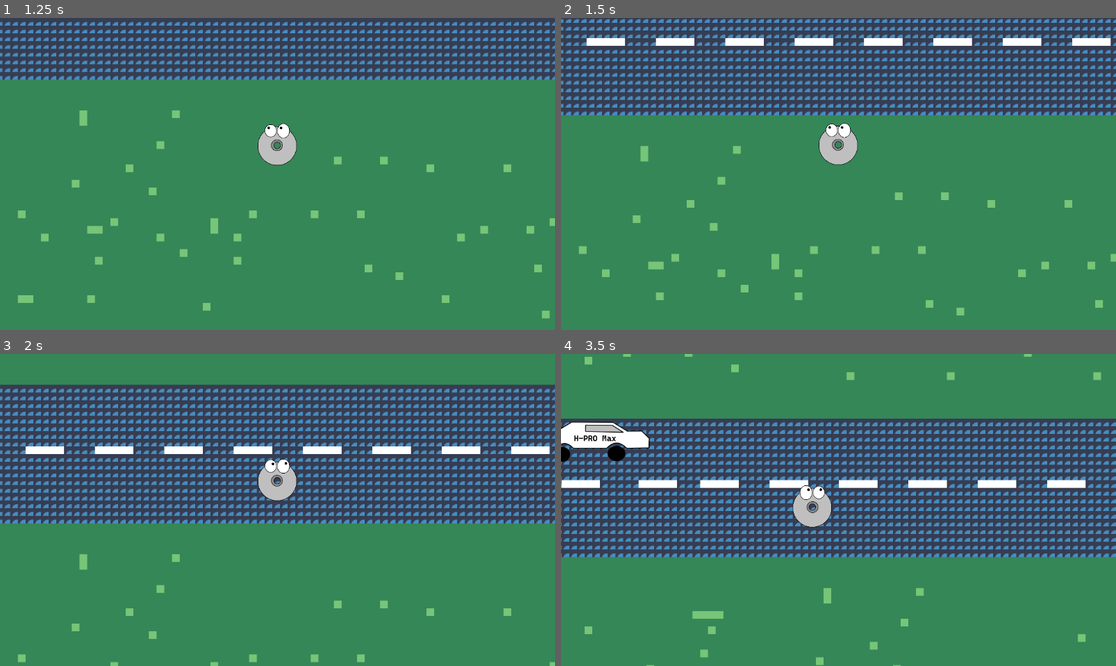
Above: before the commit, frames 1-4 (two rows, left to right).
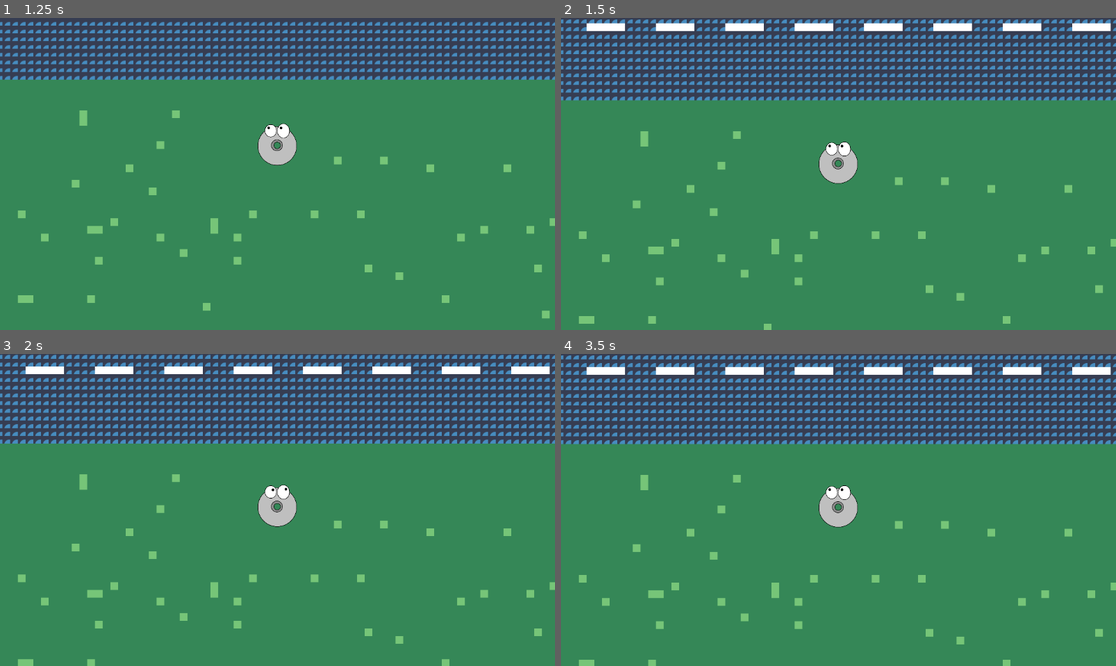
Above: after the commit, the same moments.

Repository: VNitesh17/ludum-dare-60
Game: Godot game, scene res://Scenes/game.tscn
The game is run twice, just before and just after one commit, with the same random seed, the same clock (stepped at 60 frames per second) and the same inputs. The engine's default icon, where the game draws it, is replaced by a stand-in: a white triangle on a blue panel in a dark square.
Inputs:
- Up to frame 1 (1.25 s): tap Enter at 0.5 s; hold Up (ui_up) from 0.53 s (still down)
- Up to frame 2 (1.5 s): keep holding Up (ui_up)
- Up to frame 3 (2 s): keep holding Up (ui_up)
- Up to frame 4 (3.5 s): release Up (ui_up) at 2.03 s; hold Left (ui_left) from 2.03 s (still down)

Frame 1 is identical in both runs. In frame 2, 14% of the frame differs, in the area x 0-100%, y 0-100%; in frame 3, 48%; in frame 4, 64%.

Commit message:
added vehicle group

Diff:
--- a/Scenes/CeeDee.tscn
+++ b/Scenes/CeeDee.tscn
@@ -28,7 +28,14 @@
 [sub_resource type="CircleShape2D" id="CircleShape2D_x5u3a"]
 radius = 167.02695
 
+[sub_resource type="CircleShape2D" id="CircleShape2D_oj87y"]
+radius = 156.38734
+
+[sub_resource type="CircleShape2D" id="CircleShape2D_cp7g8"]
+radius = 48.09366
+
 [node name="CharacterBody2D" type="CharacterBody2D" unique_id=342522202]
+collision_layer = 2
 script = ExtResource("1_x5u3a")
 
 [node name="AnimatedSprite2D" type="AnimatedSprite2D" parent="." unique_id=1145490209]
@@ -40,3 +47,21 @@
 [node name="CollisionShape2D" type="CollisionShape2D" parent="." unique_id=565243333]
 position = Vector2(0, -19)
 shape = SubResource("CircleShape2D_x5u3a")
+
+[node name="Area2D" type="Area2D" parent="." unique_id=421095535]
+collision_layer = 2
+collision_mask = 2
+
+[node name="CollisionShape2D" type="CollisionShape2D" parent="Area2D" unique_id=1501565883]
+position = Vector2(-2, -16)
+shape = SubResource("CircleShape2D_oj87y")
+
+[node name="CollisionShape2D2" type="CollisionShape2D" parent="Area2D" unique_id=1208240502]
+position = Vector2(-57, -147)
+shape = SubResource("CircleShape2D_cp7g8")
+
+[node name="CollisionShape2D3" type="CollisionShape2D" parent="Area2D" unique_id=73596644]
+position = Vector2(49, -146)
+shape = SubResource("CircleShape2D_cp7g8")
+
+[connection signal="body_entered" from="Area2D" to="." method="_on_area_2d_body_entered"]
--- a/Scenes/Lorry2_R.tscn
+++ b/Scenes/Lorry2_R.tscn
@@ -17,7 +17,7 @@
 "speed": 5.0
 }]
 
-[node name="Lorry2_R" type="CharacterBody2D" unique_id=823381681]
+[node name="Lorry2_R" type="CharacterBody2D" unique_id=823381681 groups=["Vehicles"]]
 scale = Vector2(0.75, 0.75)
 collision_layer = 2
 collision_mask = 2
--- a/Scenes/Lorry_R.tscn
+++ b/Scenes/Lorry_R.tscn
@@ -17,7 +17,7 @@
 "speed": 5.0
 }]
 
-[node name="Lorry_R" type="CharacterBody2D" unique_id=823381681]
+[node name="Lorry_R" type="CharacterBody2D" unique_id=823381681 groups=["Vehicles"]]
 scale = Vector2(0.75, 0.75)
 collision_layer = 2
 collision_mask = 2
--- a/Scenes/car2_l.tscn
+++ b/Scenes/car2_l.tscn
@@ -17,7 +17,7 @@
 "speed": 5.0
 }]
 
-[node name="Car2_L" type="CharacterBody2D" unique_id=823381681]
+[node name="Car2_L" type="CharacterBody2D" unique_id=823381681 groups=["Vehicles"]]
 scale = Vector2(0.5, 0.5)
 collision_layer = 2
 collision_mask = 2
--- a/Scenes/car2_r.tscn
+++ b/Scenes/car2_r.tscn
@@ -17,7 +17,7 @@
 "speed": 5.0
 }]
 
-[node name="Car2_R" type="CharacterBody2D" unique_id=823381681]
+[node name="Car2_R" type="CharacterBody2D" unique_id=823381681 groups=["Vehicles"]]
 scale = Vector2(0.5, 0.5)
 collision_layer = 2
 collision_mask = 2
--- a/Scenes/car3_l.tscn
+++ b/Scenes/car3_l.tscn
@@ -17,7 +17,7 @@
 "speed": 5.0
 }]
 
-[node name="Car3_L" type="CharacterBody2D" unique_id=823381681]
+[node name="Car3_L" type="CharacterBody2D" unique_id=823381681 groups=["Vehicles"]]
 scale = Vector2(0.5, 0.5)
 collision_layer = 2
 collision_mask = 2
--- a/Scenes/car3_r.tscn
+++ b/Scenes/car3_r.tscn
@@ -17,7 +17,7 @@
 "speed": 5.0
 }]
 
-[node name="Car3_R" type="CharacterBody2D" unique_id=823381681]
+[node name="Car3_R" type="CharacterBody2D" unique_id=823381681 groups=["Vehicles"]]
 scale = Vector2(0.5, 0.5)
 collision_layer = 2
 collision_mask = 2
--- a/Scenes/carBig2_l.tscn
+++ b/Scenes/carBig2_l.tscn
@@ -17,7 +17,7 @@
 "speed": 5.0
 }]
 
-[node name="CarBig2_L" type="CharacterBody2D" unique_id=823381681]
+[node name="CarBig2_L" type="CharacterBody2D" unique_id=823381681 groups=["Vehicles"]]
 scale = Vector2(0.5, 0.5)
 collision_layer = 2
 collision_mask = 2
--- a/Scenes/carBig2_r.tscn
+++ b/Scenes/carBig2_r.tscn
@@ -17,7 +17,7 @@
 "speed": 5.0
 }]
 
-[node name="CarBig2_R" type="CharacterBody2D" unique_id=823381681]
+[node name="CarBig2_R" type="CharacterBody2D" unique_id=823381681 groups=["Vehicles"]]
 scale = Vector2(0.5, 0.5)
 collision_layer = 2
 collision_mask = 2
--- a/Scenes/carBig3_l.tscn
+++ b/Scenes/carBig3_l.tscn
@@ -17,7 +17,7 @@
 "speed": 5.0
 }]
 
-[node name="CarBig3_L" type="CharacterBody2D" unique_id=823381681]
+[node name="CarBig3_L" type="CharacterBody2D" unique_id=823381681 groups=["Vehicles"]]
 scale = Vector2(0.5, 0.5)
 collision_layer = 2
 collision_mask = 2
--- a/Scenes/carBig3_r.tscn
+++ b/Scenes/carBig3_r.tscn
@@ -17,7 +17,7 @@
 "speed": 5.0
 }]
 
-[node name="CarBig3_R" type="CharacterBody2D" unique_id=823381681]
+[node name="CarBig3_R" type="CharacterBody2D" unique_id=823381681 groups=["Vehicles"]]
 scale = Vector2(0.5, 0.5)
 collision_layer = 2
 collision_mask = 2
--- a/Scenes/carBig_l.tscn
+++ b/Scenes/carBig_l.tscn
@@ -17,7 +17,7 @@
 "speed": 5.0
 }]
 
-[node name="CarBig_L" type="CharacterBody2D" unique_id=823381681]
+[node name="CarBig_L" type="CharacterBody2D" unique_id=823381681 groups=["Vehicles"]]
 scale = Vector2(0.5, 0.5)
 collision_layer = 2
 collision_mask = 2
--- a/Scenes/carBig_r.tscn
+++ b/Scenes/carBig_r.tscn
@@ -17,7 +17,7 @@
 "speed": 5.0
 }]
 
-[node name="CarBig_R" type="CharacterBody2D" unique_id=823381681]
+[node name="CarBig_R" type="CharacterBody2D" unique_id=823381681 groups=["Vehicles"]]
 scale = Vector2(0.5, 0.5)
 collision_layer = 2
 collision_mask = 2
--- a/Scenes/car_l.tscn
+++ b/Scenes/car_l.tscn
@@ -21,7 +21,7 @@
 "speed": 5.0
 }]
 
-[node name="Car_L" type="CharacterBody2D" unique_id=823381681]
+[node name="Car_L" type="CharacterBody2D" unique_id=823381681 groups=["Vehicles"]]
 scale = Vector2(0.5, 0.5)
 collision_layer = 2
 collision_mask = 2
--- a/Scenes/car_r.tscn
+++ b/Scenes/car_r.tscn
@@ -17,7 +17,7 @@
 "speed": 5.0
 }]
 
-[node name="Car_R" type="CharacterBody2D" unique_id=823381681]
+[node name="Car_R" type="CharacterBody2D" unique_id=823381681 groups=["Vehicles"]]
 scale = Vector2(0.5, 0.5)
 collision_layer = 2
 collision_mask = 2
--- a/Scenes/van2_l.tscn
+++ b/Scenes/van2_l.tscn
@@ -17,7 +17,7 @@
 "speed": 5.0
 }]
 
-[node name="Van2_L" type="CharacterBody2D" unique_id=823381681]
+[node name="Van2_L" type="CharacterBody2D" unique_id=823381681 groups=["Vehicles"]]
 scale = Vector2(0.75, 0.75)
 collision_layer = 2
 collision_mask = 2
--- a/Scenes/van3_l.tscn
+++ b/Scenes/van3_l.tscn
@@ -17,7 +17,7 @@
 "speed": 5.0
 }]
 
-[node name="Van3_L" type="CharacterBody2D" unique_id=823381681]
+[node name="Van3_L" type="CharacterBody2D" unique_id=823381681 groups=["Vehicles"]]
 scale = Vector2(0.75, 0.75)
 collision_layer = 2
 collision_mask = 2
--- a/Scenes/van_l.tscn
+++ b/Scenes/van_l.tscn
@@ -17,7 +17,7 @@
 "speed": 5.0
 }]
 
-[node name="Van_L" type="CharacterBody2D" unique_id=823381681]
+[node name="Van_L" type="CharacterBody2D" unique_id=823381681 groups=["Vehicles"]]
 scale = Vector2(0.75, 0.75)
 collision_layer = 2
 collision_mask = 2
--- a/Scripts/cee_dee.gd
+++ b/Scripts/cee_dee.gd
@@ -4,7 +4,13 @@
 
 @export var speed: float = 300.0
 
+var isDead = false
+
 func _physics_process(delta: float) -> void:
+
+	if isDead:
+		return
+
 	var direction = Vector2.ZERO
 
 	direction.x = Input.get_axis("ui_left", "ui_right")
@@ -19,3 +25,9 @@
 
 	velocity = direction * speed
 	move_and_slide()
+
+
+func _on_area_2d_body_entered(body: Node2D) -> void:
+	if body.is_in_group("Vehicles"):
+		print("collided")
+		isDead = true
--- a/project.godot
+++ b/project.godot
@@ -14,6 +14,10 @@
 run/main_scene="uid://clibc8nqxgg5y"
 config/features=PackedStringArray("4.6", "GL Compatibility")
 config/icon="res://icon.svg"
+
+[global_group]
+
+Vehicles=""
 
 [input]
 
